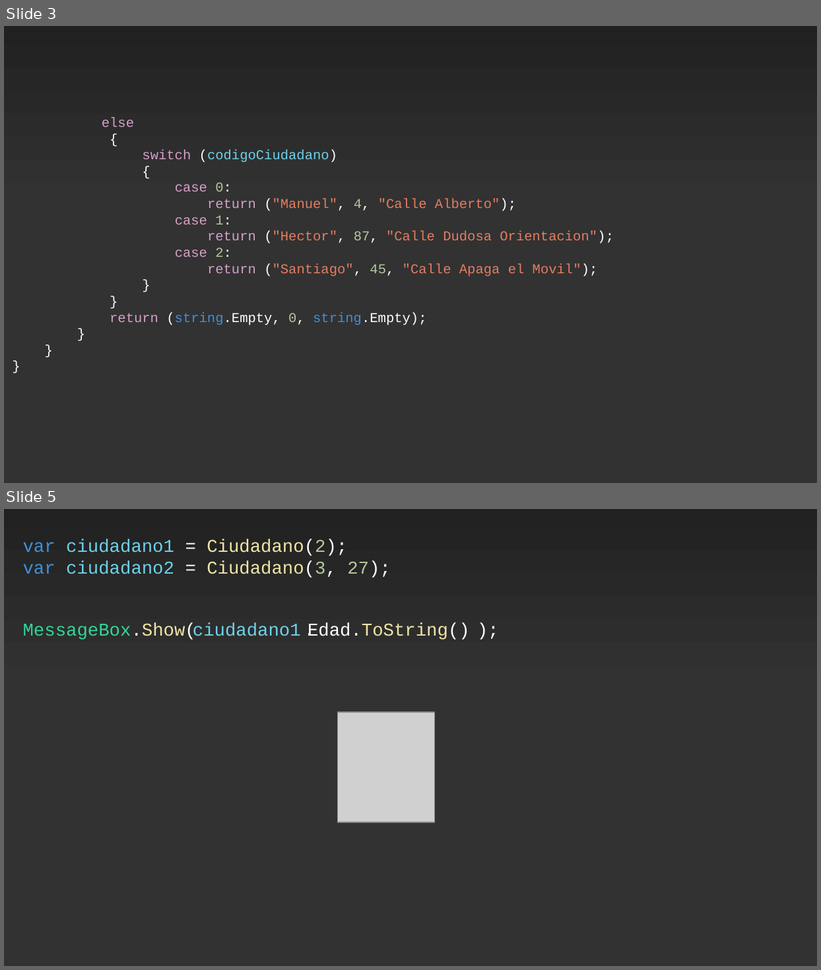
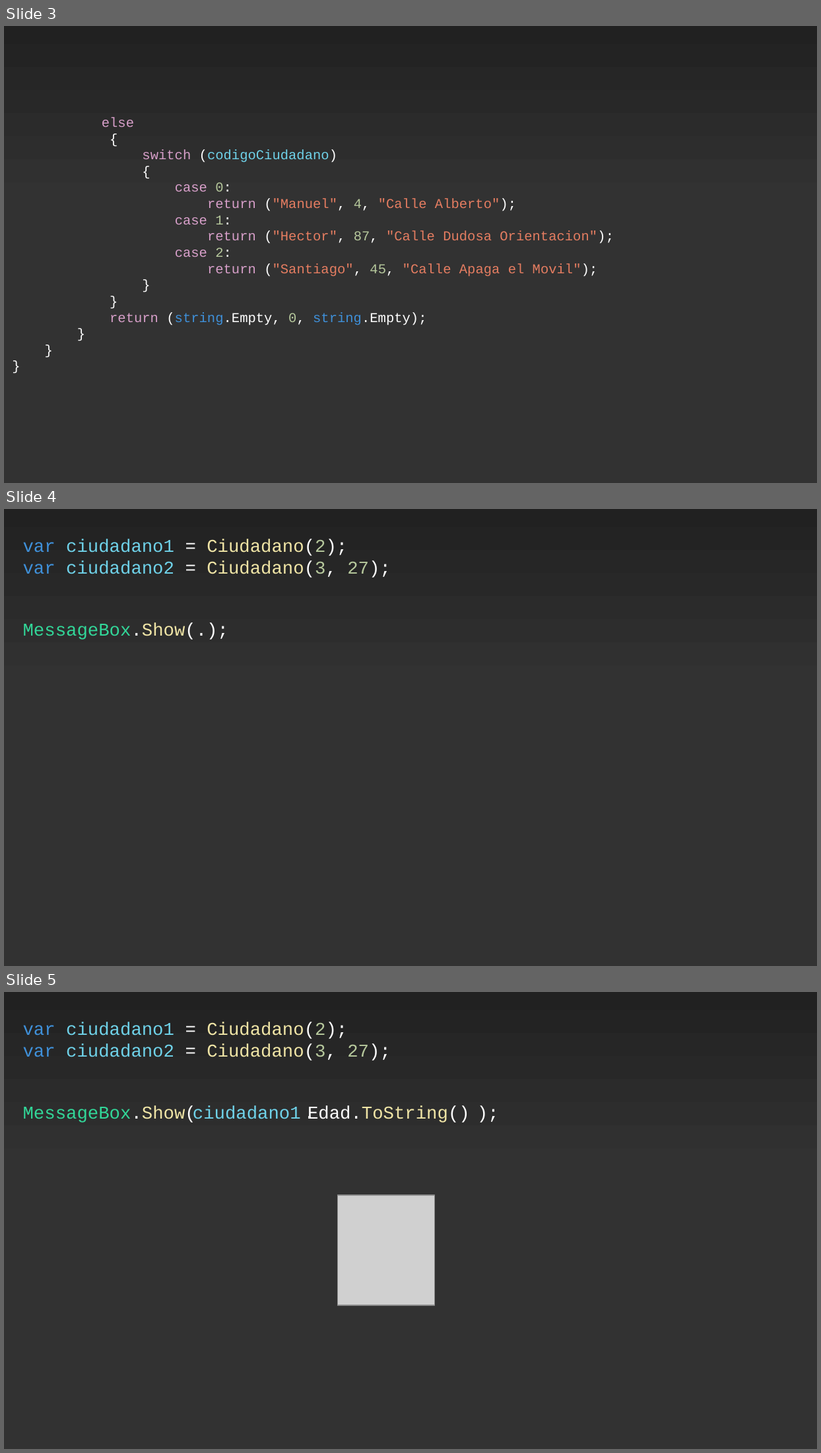
Before and after one commit to Rao00/Rao00-Mi-Viaje, a slide deck: Programacion/Return Facilito.pptx. Shown one above the other, each under a label of ours: slides 3 and 5 before the commit, slides 3, 4 and 5 after it; the slides between them are not shown. The pictures are 821x970 and 821x1453 pixels, drawn with LibreOffice and Linux fonts; fonts in the diff are those of the drawing; grey boxes stand for pictures; background and template pictures are left out. Boxes give left, top, right and bottom in pixels: in the first picture for what was removed or moved away, otherwise in the second. Text is boxed around its words. In the diff, an @@ line names an element or a change of style, - is before the commit and + after.

```diff
--- a/Programacion/Return Facilito.pptx
+++ b/Programacion/Return Facilito.pptx
@@ slide 4 added at <box>4,509,817,966</box>, background #FFFFFF @@
@@ rectangle added at <box>4,509,817,966</box>, fill gradient #222222 to #323232 @@
@@ text added at <box>23,539,391,578</box>, 16 pt, text #6FD2E9 @@
+var ciudadano1 = Ciudadano(2);
+var ciudadano2 = Ciudadano(3, 27);
@@ text added at <box>23,623,228,640</box>, 16 pt, text #32D698 @@
+MessageBox.Show(.);
```
Also in this commit, not shown: 1 slide changed, 2 other slides added, 1 other file.
